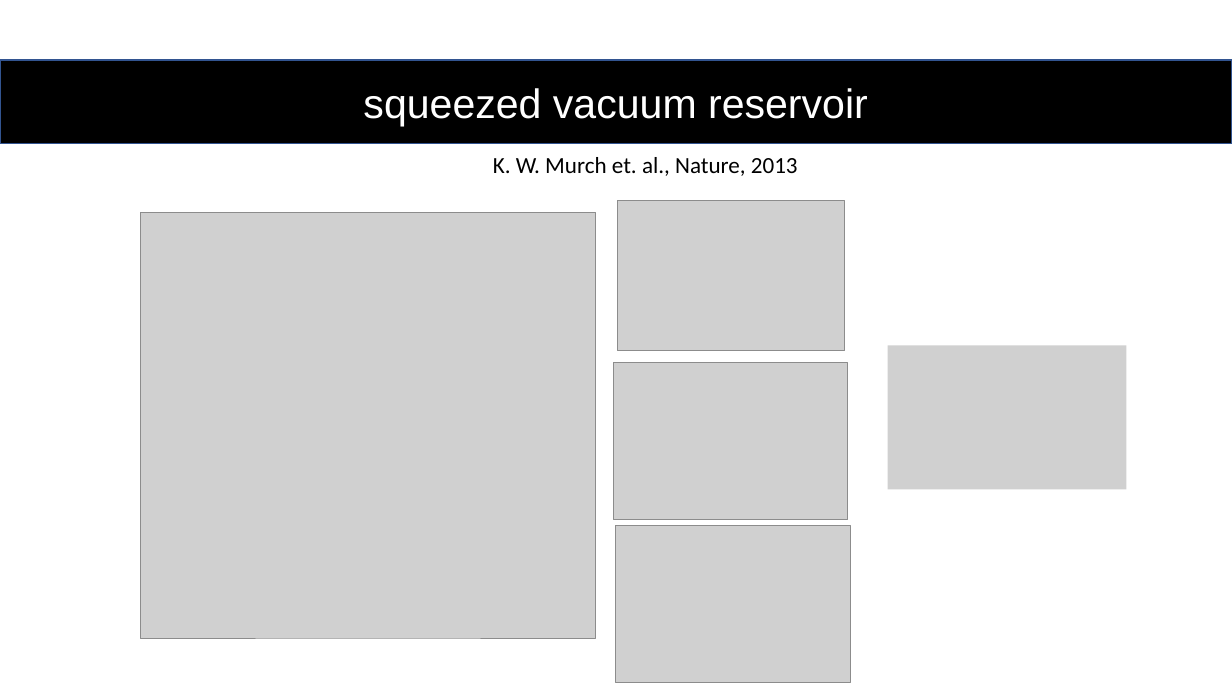
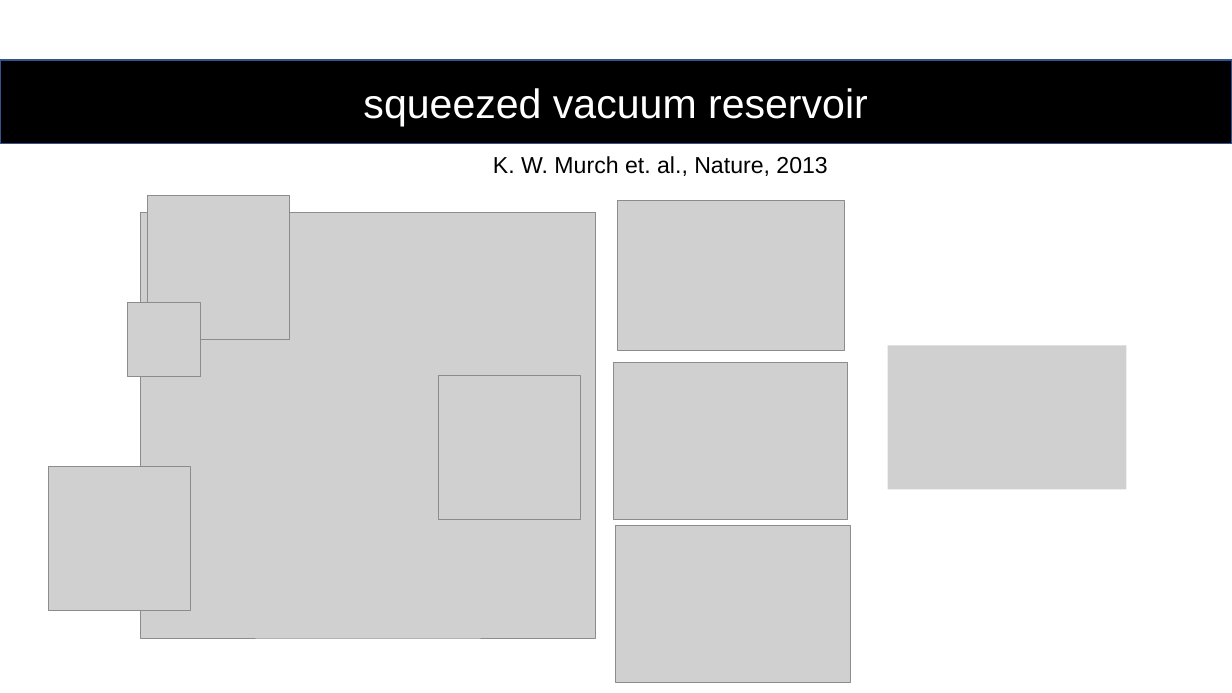
Before and after one commit to youjieyu888/circular-waveguide, a slide deck: slide 4 of Jieyu You.pptx (slide 5 before the commit). Drawn at 1232x693 pixels with LibreOffice and Linux fonts; fonts in the diff are those of the drawing; grey boxes stand for pictures. Boxes give left, top, right and bottom in pixels: in the first picture for what was removed or moved away, otherwise in the second. Text is boxed around its words. In the diff, an @@ line names an element or a change of style, - is before the commit and + after.

```diff
--- a/Jieyu You.pptx
+++ b/Jieyu You.pptx
@@ text "K. W. Murch et. al., ..." at (493,156,827,176): font Calibri to Arial @@
@@ picture added at (147,196,289,340) @@
@@ picture added at (128,302,201,376) @@
@@ picture added at (439,376,581,520) @@
@@ picture added at (48,467,190,611) @@
```
Also in this commit, not shown: 7 other slides changed, 8 slides added, 1 slide removed.
